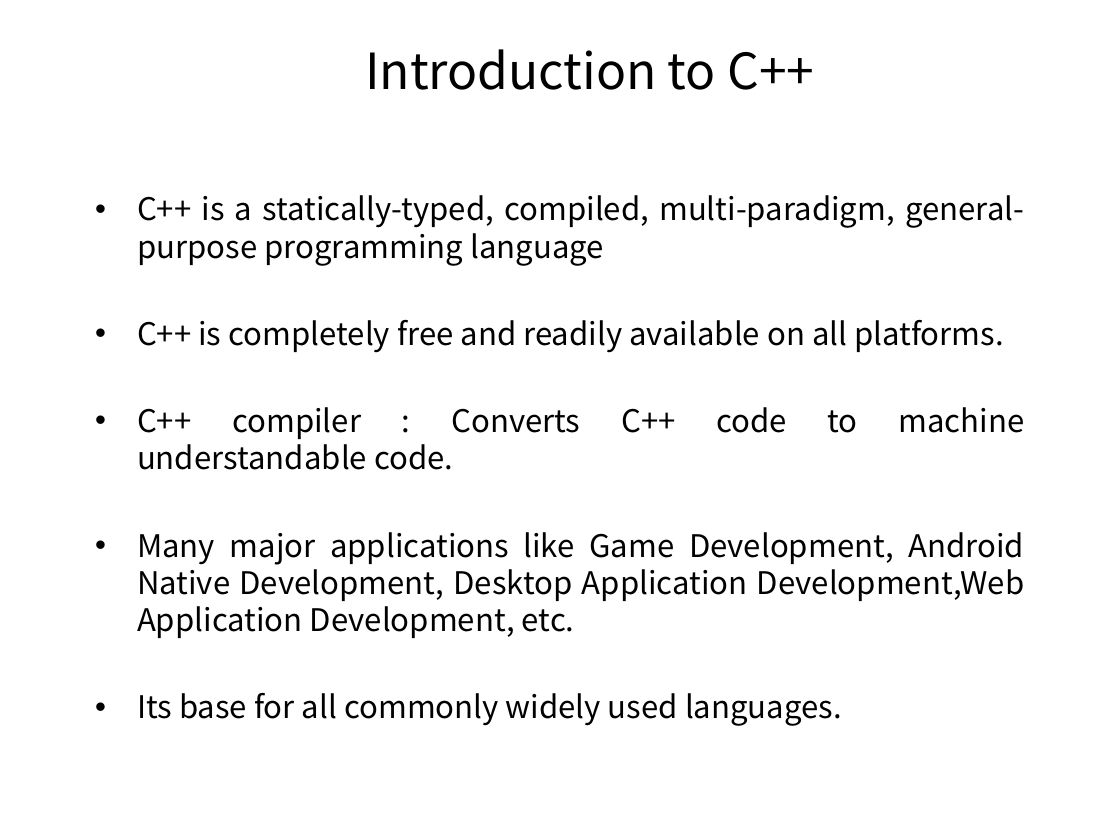
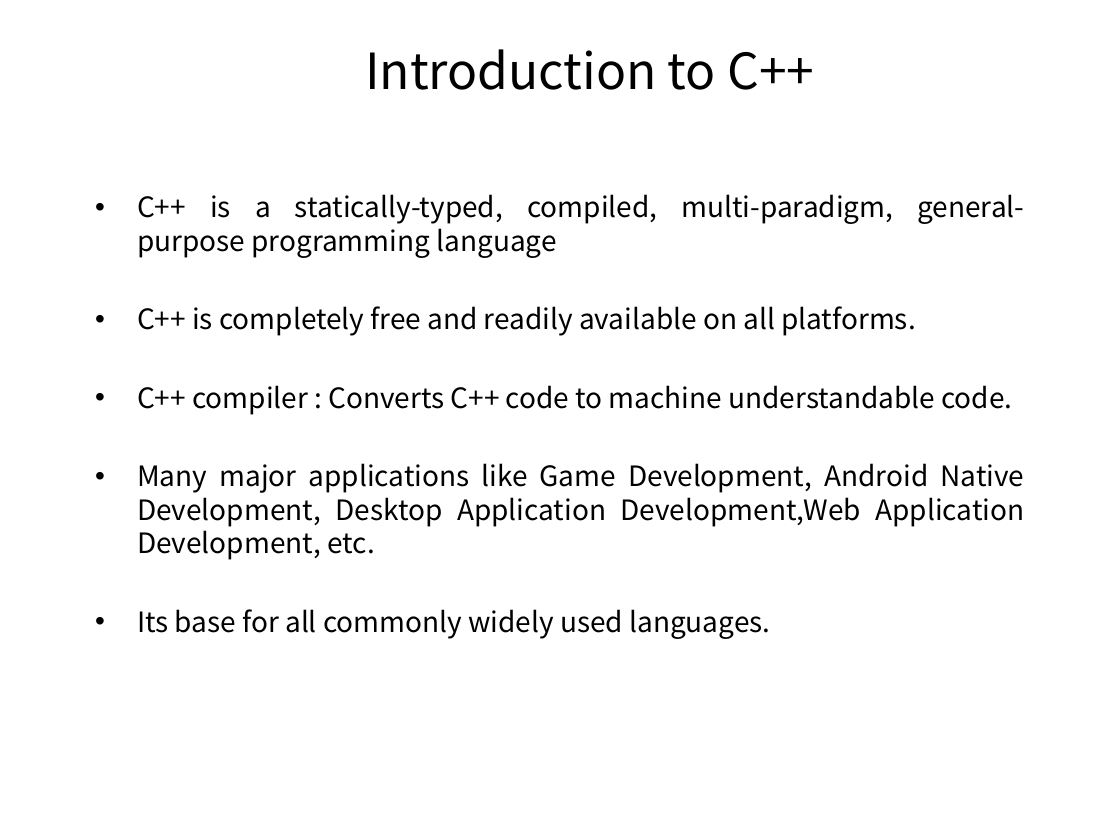
Before and after one commit to pankajfri/Training-Materials, a slide deck: slide 6 of Objected Oriented Programming Concepts Using C++ & Data Structures/Session-1.pptx. Drawn at 1120x840 pixels with LibreOffice and Linux fonts; fonts in the diff are those of the drawing. Boxes give left, top, right and bottom in pixels: in the first picture for what was removed or moved away, otherwise in the second. Text is boxed around its words. In the diff, an @@ line names an element or a change of style, - is before the commit and + after.

```diff
--- a/Objected Oriented Programming Concepts Using C++ & Data Structures/Session-1.pptx
+++ b/Objected Oriented Programming Concepts Using C++ & Data Structures/Session-1.pptx
@@ text "C++ is a statically-typed, compiled, ..." at (137,194,1025,639): size 20 to 18 pt @@
```
Also in this commit, not shown: 5 other slides changed, 26 other files.
